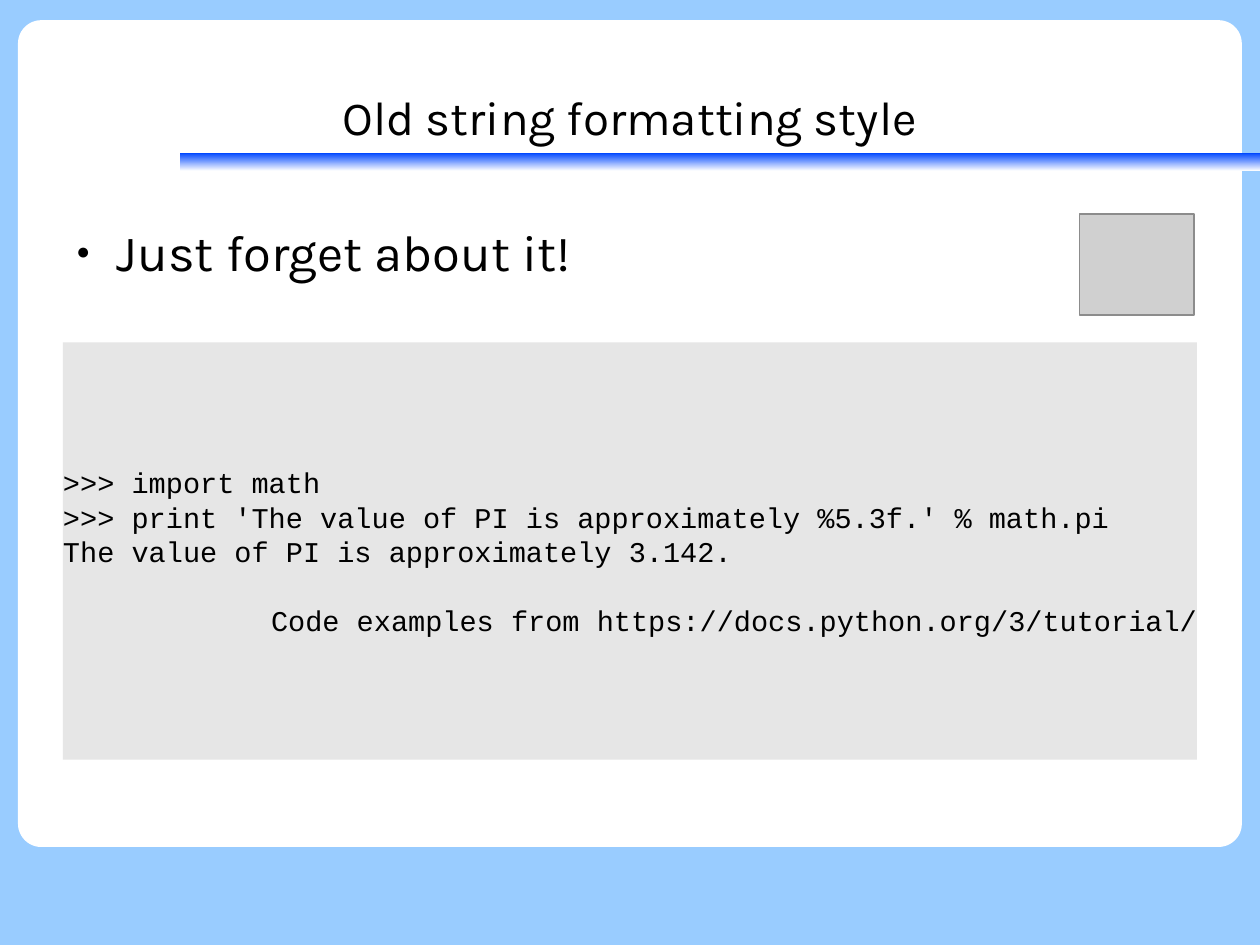
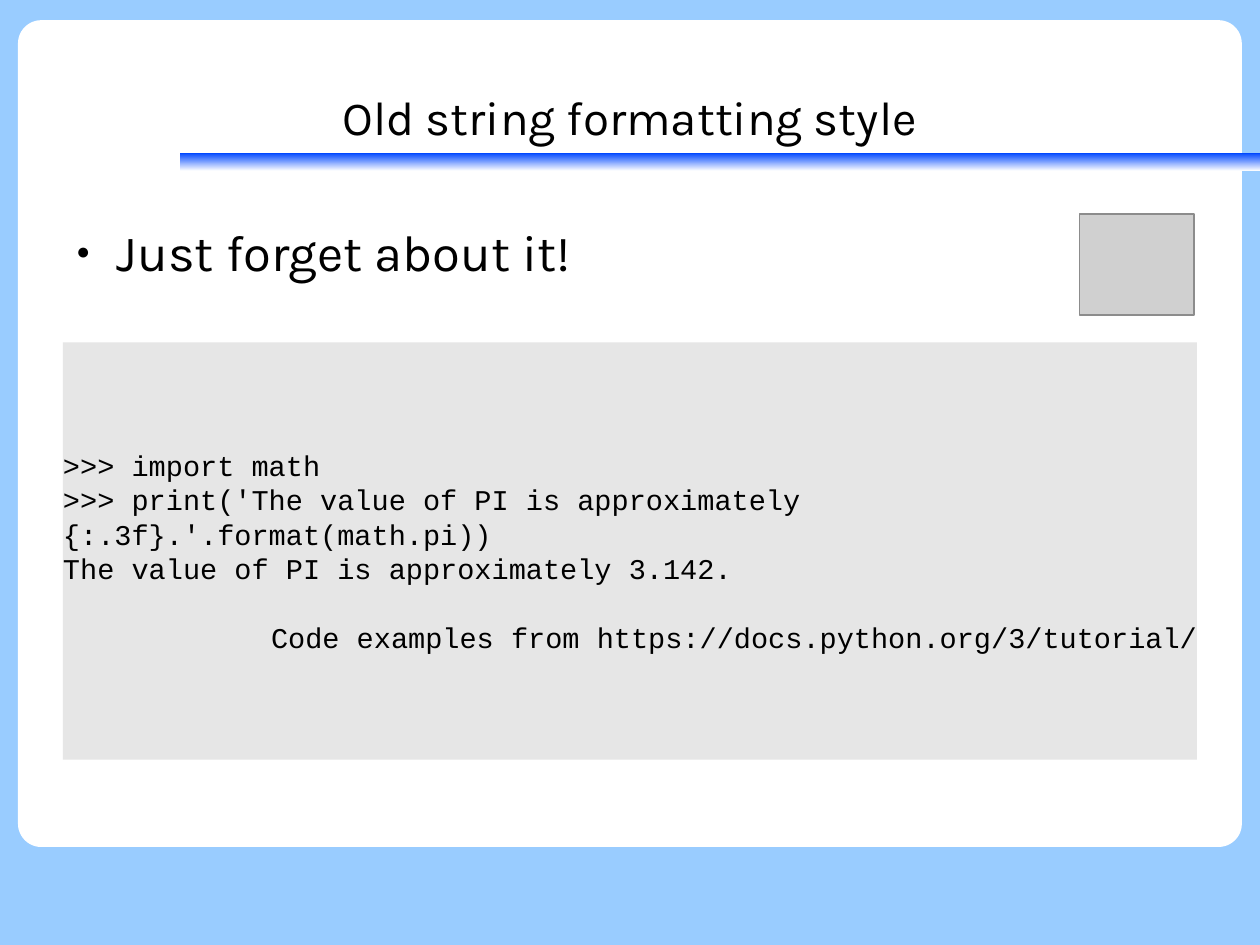
Before and after one commit to KennethNielsen/presentations, a slide deck: slide 52 of python/part1/part1_with_theme.odp (slide 49 before the commit). Drawn at 1260x945 pixels with LibreOffice and Linux fonts; fonts in the diff are those of the drawing; grey boxes stand for pictures; background and template pictures are left out. Boxes give left, top, right and bottom in pixels: in the first picture for what was removed or moved away, otherwise in the second. Text is boxed around its words. In the diff, an @@ line names an element or a change of style, - is before the commit and + after.

```diff
--- a/python/part1/part1_with_theme.odp
+++ b/python/part1/part1_with_theme.odp
@@ text in rectangle at <box>63,490,800,551</box>: text changed @@
->>> print 'The value of PI is approximately %5.3f.' % math.pi
+>>> print('The value of PI is approximately {:.3f}.'.format(math.pi))
```
Also in this commit, not shown: 37 other slides changed, 3 slides added, 4 slides removed, 1 other file.
